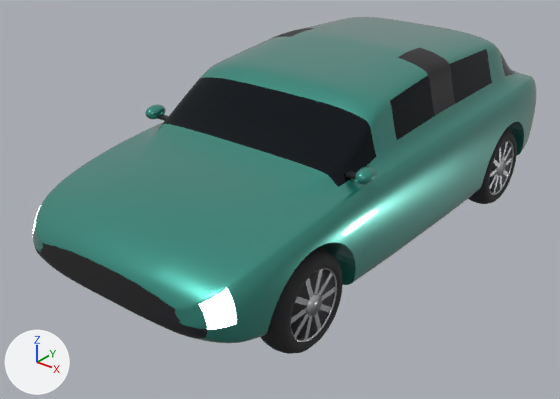
Renders of the glTF model public/models/blender/car_vector_gp.glb from each side of a commit.
Before and after are seen from a camera (50 mm lens) standing at (3.13, -4.38, 2.86) and looking at (-0.12, -0.32, 0.34). Lighting does not change. The marker at lower left points along +X, +Y and +Z. The older version comes first. Where no turn or scale is listed for an object, it has been applied to the vertices. Vertices at exactly the same position are counted once.

Objects in the first picture: 'Body', 'WheelMesh_Wheel_Front_L', 'WheelMesh_Wheel_Rear_L'.
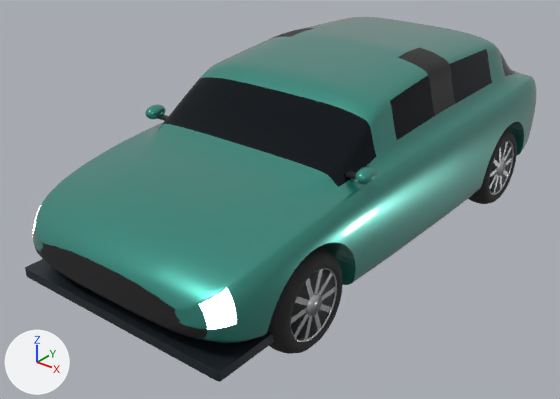
Changed parts and their boxes [x1, y1, x2, y2] in the pictures (560 x 399 px):
'Body', reshaped (12% taller)
    before: [33, 17, 536, 343]
    after: [25, 17, 536, 382]
part 1 of me_body, added
    after: [25, 259, 274, 382]

The change, as a list of edits to the scene's bpy script:
```text
Add mat_aero_carbon:
    mat_aero_carbon = principled_material('Aero_Carbon')
    mat_aero_carbon.base_color = (0.018, 0.024, 0.031)  # dark grey #242b31
    mat_aero_carbon.metallic = 0.32
    mat_aero_carbon.roughness = 0.34
Change me_body:
    used by ob_body; location = (0.0, 0.0, 0.0)
    remove me_body.from_pydata(...)  # 16247 vertices, 32458 faces; spans x -0.96..0.95, y -2.06..2.05, z 0.19..1.42
    add me_body.from_pydata(...)  # 17207 vertices, 34338 faces; spans x -0.96..0.95, y -2.06..2.05, z 0.19..1.42
    me_body part 1: the loose piece of 96 vertices spanning x 0.77..0.89, y -0.81..-0.76, z 0.94..0.96 is copied, and the copy is scaled about its middle by (14.1, 9.54, 3.23), then moved by (-0.83, -1.02, -0.7), in mat_aero_carbon (dark grey #242b31); it spans x -0.85..0.85, y -2.04..-1.56, z 0.22..0.28
    other edits to the shape of me_body do not show in these pictures
    add me_body.materials.append(mat_aero_carbon)  # dark grey #242b31
```
